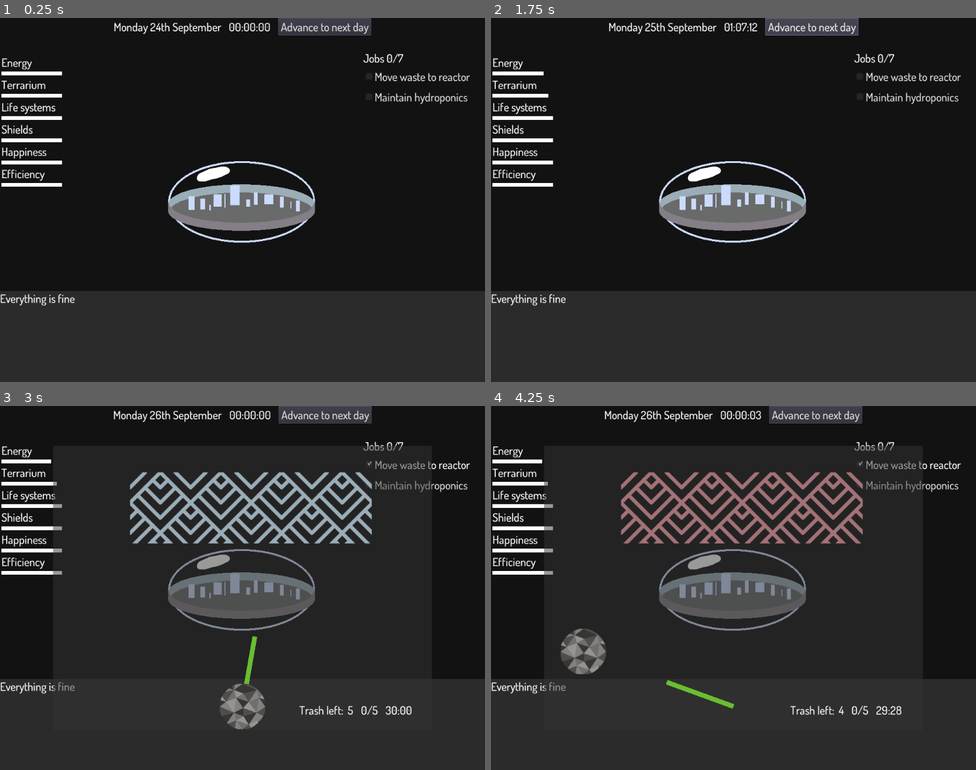
Above: before the commit, frames 1-4 (two rows, left to right).
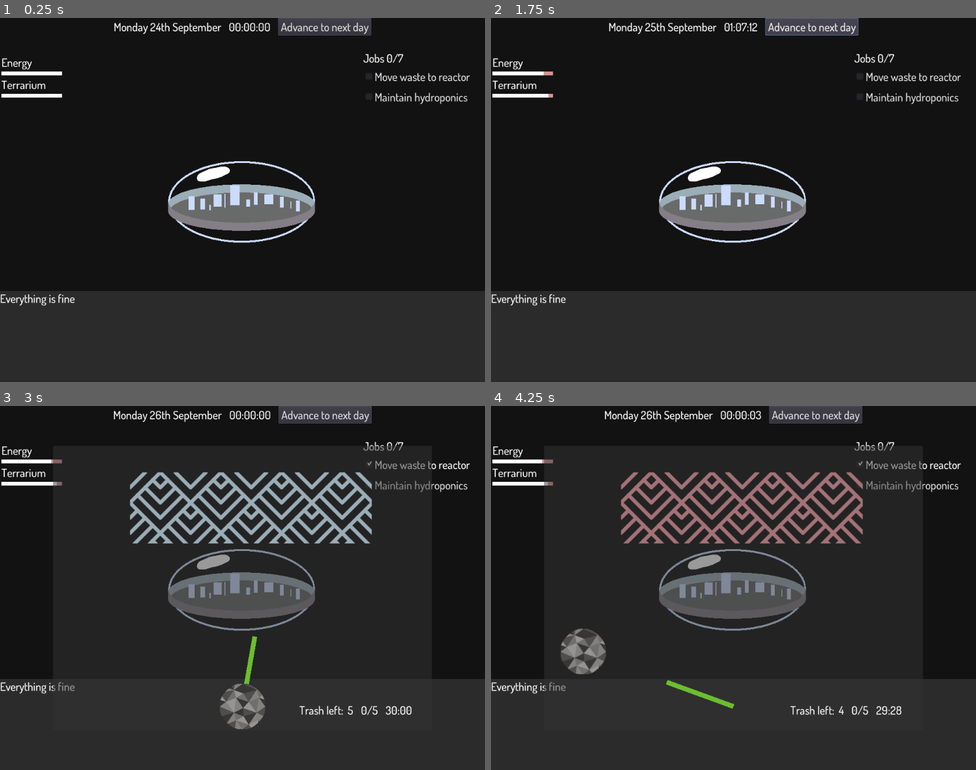
Above: after the commit, the same moments.

Repository: broquaint/eggjam20
Game: Godot game, scene res://Root.tscn
The game is run twice, just before and just after one commit, with the same random seed, the same clock (stepped at 60 frames per second) and the same inputs.
Inputs:
- Up to frame 1 (0.25 s): no input
- Up to frame 2 (1.75 s): click "Advance to next day" at 0.5 s; click "Advance to next day" at 1.25 s
- Up to frame 3 (3 s): click "Move waste to reactor" at 2 s; click "Maintain hydroponics" at 2.75 s
- Up to frame 4 (4.25 s): tap Enter (ui_accept) at 3.5, 3.77, 4.07 s; hold Right (move_right) from 3.53 s (still down)

The runs differ from the first frame. In frame 1, 1.0% of the frame differs, in the area x 0-13%, y 23-47%; in frame 2, 1.0%, in the area x 0-13%, y 14-47%; in frame 3, 1.0%; in frame 4, 1.0%.

Commit message:
Make measures more legible
With a view to making them more useful too.

Diff:
--- a/Root.tscn
+++ b/Root.tscn
@@ -1,10 +1,11 @@
-[gd_scene load_steps=7 format=2]
+[gd_scene load_steps=8 format=2]
 
 [ext_resource path="res://ui.tres" type="Theme" id=1]
 [ext_resource path="res://assets/images/habitat.png" type="Texture" id=2]
 [ext_resource path="res://scripts/Game.gd" type="Script" id=3]
 [ext_resource path="res://scripts/Status.gd" type="Script" id=4]
 [ext_resource path="res://scripts/Measures.gd" type="Script" id=5]
+[ext_resource path="res://scenes/MeasureStatus.tscn" type="PackedScene" id=6]
 
 [sub_resource type="StyleBoxFlat" id=1]
 bg_color = Color( 0.317647, 0.317647, 0.317647, 0.392157 )
@@ -65,75 +66,62 @@
 margin_bottom = 590.0
 script = ExtResource( 5 )
 
-[node name="Label" type="Label" parent="UI/Measures"]
-margin_right = 128.0
-margin_bottom = 31.0
-text = "Energy"
-
-[node name="EnergyMeter" type="ColorRect" parent="UI/Measures"]
-margin_top = 35.0
+[node name="Energy" parent="UI/Measures" instance=ExtResource( 6 )]
 margin_right = 128.0
 margin_bottom = 43.0
-rect_min_size = Vector2( 0, 8 )
-
-[node name="Label5" type="Label" parent="UI/Measures"]
+
+[node name="Terrarium" parent="UI/Measures" instance=ExtResource( 6 )]
 margin_top = 47.0
 margin_right = 128.0
-margin_bottom = 78.0
-text = "Terrarium"
-
-[node name="TerrariumMeter" type="ColorRect" parent="UI/Measures"]
-margin_top = 82.0
-margin_right = 128.0
 margin_bottom = 90.0
-rect_min_size = Vector2( 0, 8 )
-
-[node name="Label2" type="Label" parent="UI/Measures"]
-margin_top = 94.0
-margin_right = 128.0
-margin_bottom = 125.0
-text = "Life systems"
 
 [node name="LifeSystemsMeter" type="ColorRect" parent="UI/Measures"]
-margin_top = 129.0
-margin_right = 128.0
-margin_bottom = 137.0
+visible = false
+margin_top = 4.0
+margin_right = 128.0
+margin_bottom = 12.0
 rect_min_size = Vector2( 0, 8 )
 
 [node name="Label6" type="Label" parent="UI/Measures"]
-margin_top = 141.0
-margin_right = 128.0
-margin_bottom = 172.0
+visible = false
+margin_top = 4.0
+margin_right = 128.0
+margin_bottom = 35.0
 text = "Shields"
 
 [node name="ShieldMeter" type="ColorRect" parent="UI/Measures"]
-margin_top = 176.0
-margin_right = 128.0
-margin_bottom = 184.0
+visible = false
+margin_top = 4.0
+margin_right = 128.0
+margin_bottom = 12.0
 rect_min_size = Vector2( 0, 8 )
 
 [node name="Label3" type="Label" parent="UI/Measures"]
-margin_top = 188.0
-margin_right = 128.0
-margin_bottom = 219.0
+visible = false
+margin_top = 4.0
+margin_right = 128.0
+margin_bottom = 35.0
 text = "Happiness"
 
 [node name="HappinessMeter" type="ColorRect" parent="UI/Measures"]
-margin_top = 223.0
-margin_right = 128.0
-margin_bottom = 231.0
+visible = false
+margin_top = 4.0
+margin_right = 128.0
+margin_bottom = 12.0
 rect_min_size = Vector2( 0, 8 )
 
 [node name="Label4" type="Label" parent="UI/Measures"]
-margin_top = 235.0
-margin_right = 128.0
-margin_bottom = 266.0
+visible = false
+margin_top = 4.0
+margin_right = 128.0
+margin_bottom = 35.0
 text = "Efficiency"
 
 [node name="EfficiencyMeter" type="ColorRect" parent="UI/Measures"]
-margin_top = 270.0
-margin_right = 128.0
-margin_bottom = 278.0
+visible = false
+margin_top = 4.0
+margin_right = 128.0
+margin_bottom = 12.0
 rect_min_size = Vector2( 0, 8 )
 
 [node name="JobList" type="VBoxContainer" parent="UI"]
--- /dev/null
+++ b/scenes/MeasureStatus.tscn
@@ -0,0 +1,32 @@
+[gd_scene load_steps=2 format=2]
+
+[ext_resource path="res://ui.tres" type="Theme" id=1]
+
+[node name="MeasureStatus" type="VSplitContainer"]
+margin_right = 130.0
+margin_bottom = 41.0
+theme = ExtResource( 1 )
+
+[node name="Name" type="Label" parent="."]
+margin_right = 130.0
+margin_bottom = 31.0
+text = "Measure"
+
+[node name="Value" type="Control" parent="."]
+margin_top = 43.0
+margin_right = 130.0
+margin_bottom = 43.0
+
+[node name="FullExtent" type="ColorRect" parent="Value"]
+margin_top = -8.0
+margin_right = 128.0
+rect_min_size = Vector2( 0, 8 )
+color = Color( 0.847059, 0.576471, 0.576471, 1 )
+
+[node name="Current" type="ColorRect" parent="Value"]
+margin_top = -8.0
+margin_right = 128.0
+rect_min_size = Vector2( 0, 8 )
+
+[node name="MeasureStatus" type="Control" parent="."]
+theme = ExtResource( 1 )
--- a/scripts/Measures.gd
+++ b/scripts/Measures.gd
@@ -1,4 +1,9 @@
 extends VBoxContainer
+
+func _ready():
+	for child in get_children():
+		if child is SplitContainer:
+			child.get_node('Name').text = child.name
 
 func tick_update_measures(_clock_time: int, _delta: int):
 	update_measures()
@@ -7,6 +12,6 @@
 	update_measures()
 
 func update_measures():
-	$EnergyMeter.rect_size.x = 128 * (Habitat.energy_percent() / 100)
-	$TerrariumMeter.rect_size.x = 128 * (Habitat.terrarium_percent() / 100)
+	$Energy/Value/Current.rect_size.x = 128 * (Habitat.energy_percent() / 100)
+	$Terrarium/Value/Current.rect_size.x = 128 * (Habitat.terrarium_percent() / 100)
 	#	$LifeSystemsMeter.rect_size.x = 128 * (Habitat.life_systems / 100)
